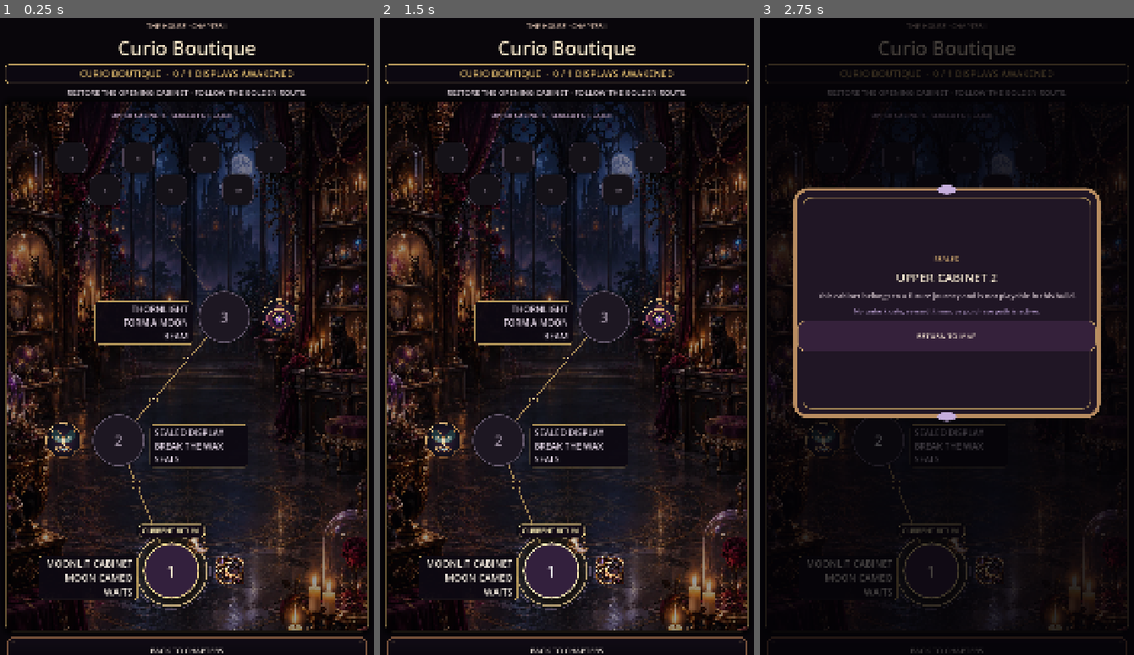
Above: before the commit, frames 1-3 (left to right).
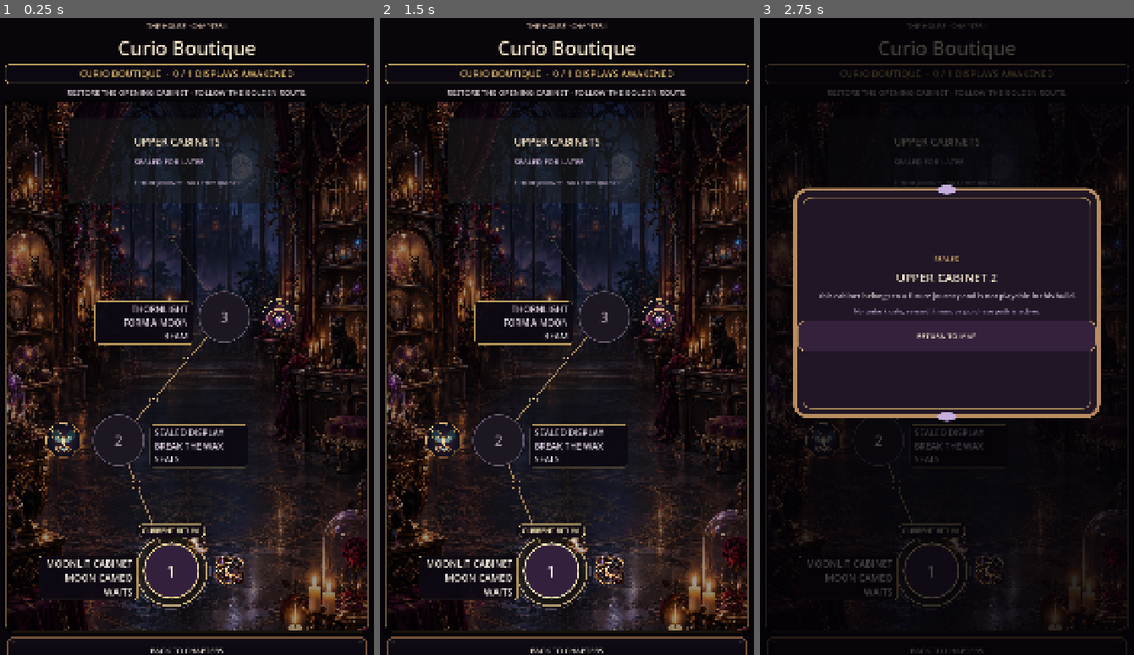
Above: after the commit, the same moments.

Repository: Jay-prodesign/akilta-match3
Game: Godot game, scene res://src/ui/map/chapter_map.tscn
Two runs of this game, one before a commit and one after it. Both use one fixed random seed, a clock stepped at 60 frames per second and the inputs below. This scene is started directly instead of the project's main scene.
Inputs (mouse positions are in pixels of both pictures, inside the frame that each line leads up to):
- Up to frame 1 (0.25 s): no input
- Up to frame 2 (1.5 s): click (552, 164) at 0.5 s, where only the run after the commit has a clickable "UPPER CABINETS"; click "1" at 1.25 s
- Up to frame 3 (2.75 s): click "2" at 2 s

The runs differ from the first frame. In frame 1, 1.8% of the frame differs, in the area x 15-77%, y 15-30%; in frame 2, 1.8%; in frame 3, 0.3%.

Commit message:
Replace future route node clutter with one sealed upper-cabinet card

Diff:
--- a/src/ui/map/chapter_map.tscn
+++ b/src/ui/map/chapter_map.tscn
@@ -143,6 +143,7 @@
 script = ExtResource("2_route")
 
 [node name="FutureCabinetsCaption" type="Label" parent="Layout/RoutePanel/Scroll/RouteView"]
+visible = false
 layout_mode = 0
 offset_left = 112.8
 offset_top = 24.0
@@ -155,6 +156,73 @@
 text = "UPPER CABINETS · SEALED FOR LATER"
 horizontal_alignment = 1
 
+[node name="FutureCabinetsSeal" type="Button" parent="Layout/RoutePanel/Scroll/RouteView"]
+layout_mode = 0
+offset_left = 176.0
+offset_top = 48.0
+offset_right = 764.0
+offset_bottom = 292.0
+focus_mode = 1
+clip_contents = true
+text = ""
+
+[node name="SealArt" type="TextureRect" parent="Layout/RoutePanel/Scroll/RouteView/FutureCabinetsSeal"]
+layout_mode = 1
+anchor_left = 0.03
+anchor_top = 0.08
+anchor_right = 0.31
+anchor_bottom = 0.92
+grow_horizontal = 2
+grow_vertical = 2
+mouse_filter = 2
+expand_mode = 1
+stretch_mode = 5
+modulate = Color(0.88, 0.78, 0.92, 0.9)
+
+[node name="Title" type="Label" parent="Layout/RoutePanel/Scroll/RouteView/FutureCabinetsSeal"]
+layout_mode = 1
+anchor_left = 0.32
+anchor_top = 0.14
+anchor_right = 0.96
+anchor_bottom = 0.39
+grow_horizontal = 2
+grow_vertical = 2
+mouse_filter = 2
+theme_override_colors/font_color = Color(0.98, 0.91, 0.79, 1)
+theme_override_colors/font_outline_color = Color(0.03, 0.02, 0.04, 0.96)
+theme_override_constants/outline_size = 3
+theme_override_font_sizes/font_size = 30
+text = "UPPER CABINETS"
+vertical_alignment = 1
+
+[node name="Status" type="Label" parent="Layout/RoutePanel/Scroll/RouteView/FutureCabinetsSeal"]
+layout_mode = 1
+anchor_left = 0.32
+anchor_top = 0.39
+anchor_right = 0.96
+anchor_bottom = 0.61
+grow_horizontal = 2
+grow_vertical = 2
+mouse_filter = 2
+theme_override_colors/font_color = Color(0.82, 0.71, 0.86, 1)
+theme_override_font_sizes/font_size = 22
+text = "SEALED FOR LATER"
+vertical_alignment = 1
+
+[node name="Copy" type="Label" parent="Layout/RoutePanel/Scroll/RouteView/FutureCabinetsSeal"]
+layout_mode = 1
+anchor_left = 0.32
+anchor_top = 0.61
+anchor_right = 0.96
+anchor_bottom = 0.88
+grow_horizontal = 2
+grow_vertical = 2
+mouse_filter = 2
+theme_override_colors/font_color = Color(0.69, 0.62, 0.72, 1)
+theme_override_font_sizes/font_size = 16
+text = "FUTURE JOURNEY · NO ACTIVE UNLOCK"
+vertical_alignment = 1
+
 [node name="FrontierFocus" type="TextureRect" parent="Layout/RoutePanel/Scroll/RouteView"]
 visible = false
 layout_mode = 0
@@ -285,7 +353,9 @@
 modulate = Color(1, 1, 1, 0.94)
 
 [node name="Level4" type="Button" parent="Layout/RoutePanel/Scroll/RouteView"]
-layout_mode = 0
+visible = false
+layout_mode = 0
+mouse_filter = 2
 offset_left = 144.0
 offset_top = 114.0
 offset_right = 232.0
@@ -298,7 +368,9 @@
 layout_mode = 0
 
 [node name="Level5" type="Button" parent="Layout/RoutePanel/Scroll/RouteView"]
-layout_mode = 0
+visible = false
+layout_mode = 0
+mouse_filter = 2
 offset_left = 332.0
 offset_top = 114.0
 offset_right = 420.0
@@ -311,7 +383,9 @@
 layout_mode = 0
 
 [node name="Level6" type="Button" parent="Layout/RoutePanel/Scroll/RouteView"]
-layout_mode = 0
+visible = false
+layout_mode = 0
+mouse_filter = 2
 offset_left = 520.0
 offset_top = 114.0
 offset_right = 608.0
@@ -324,7 +398,9 @@
 layout_mode = 0
 
 [node name="Level7" type="Button" parent="Layout/RoutePanel/Scroll/RouteView"]
-layout_mode = 0
+visible = false
+layout_mode = 0
+mouse_filter = 2
 offset_left = 708.0
 offset_top = 114.0
 offset_right = 796.0
@@ -337,7 +413,9 @@
 layout_mode = 0
 
 [node name="Level8" type="Button" parent="Layout/RoutePanel/Scroll/RouteView"]
-layout_mode = 0
+visible = false
+layout_mode = 0
+mouse_filter = 2
 offset_left = 238.0
 offset_top = 206.0
 offset_right = 326.0
@@ -350,7 +428,9 @@
 layout_mode = 0
 
 [node name="Level9" type="Button" parent="Layout/RoutePanel/Scroll/RouteView"]
-layout_mode = 0
+visible = false
+layout_mode = 0
+mouse_filter = 2
 offset_left = 426.0
 offset_top = 206.0
 offset_right = 514.0
@@ -363,7 +443,9 @@
 layout_mode = 0
 
 [node name="Level10" type="Button" parent="Layout/RoutePanel/Scroll/RouteView"]
-layout_mode = 0
+visible = false
+layout_mode = 0
+mouse_filter = 2
 offset_left = 614.0
 offset_top = 206.0
 offset_right = 702.0
